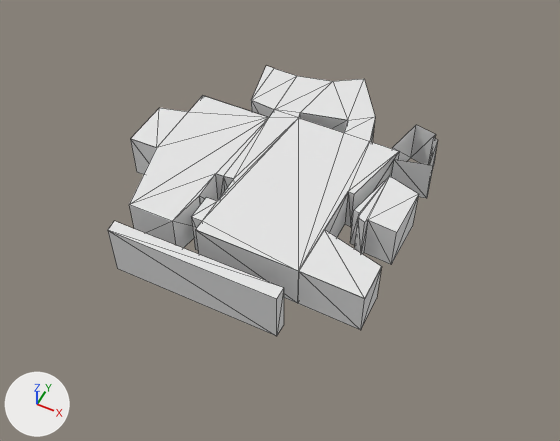
Before and after pictures for a commit that changed the glTF model piso1.glb.
Rendered twice from a camera (50 mm lens) standing at (65925.0, -116388.0, 89253.0) and looking at (29135.0, -42806.0, -2724.0). Lighting does not change. The marker at lower left points along +X, +Y and +Z. The older version comes first. Mesh edges are drawn as thin lines. Where no turn or scale is listed for an object, it has been applied to the vertices.

Objects in the first picture: 'Node10', 'Node25', 'Node28', 'Node29', 'Node34', 'Node37', 'Node39', 'Node41', 'Node57', 'Node65', 'Node74', 'Node8' and 21 more.
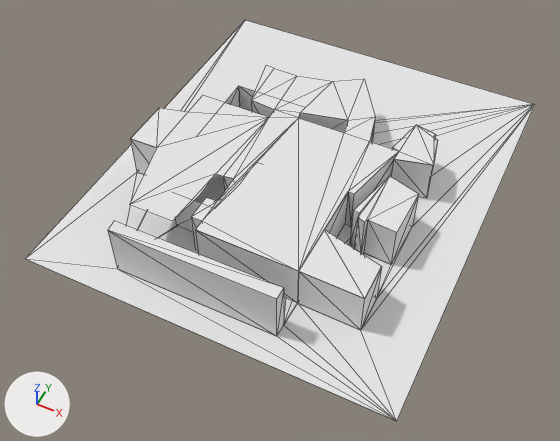
The newer file is also rescaled (x0.69), turned or shifted as a whole; pictures and numbers use the older file's frame.

Boxes [x1, y1, x2, y2] around the edits, measured in the pictures (560 x 441 px):
```json
{"object": "Node80", "change": "added", "after": [25, 20, 535, 421]}
{"object": "Node81", "change": "added", "after": [392, 125, 438, 165]}
```

Edits to the scene script, one JSON object a line:
```json
{"op": "add", "block": "me_mesh0_080", "code": ["me_mesh0_080 = bpy.data.meshes.new('Mesh0.080')", "me_mesh0_080.from_pydata([(43365.0, -22853.0, 7117.0), (43126.0, -29881.0, 7117.0), (41874.0, -29606.0, 7117.0), (46907.0, -23679.0, 7117.0), (46873.0, -24580.0, 7117.0), (48876.0, -30391.0, 7117.0), (42993.0, -31877.0, 7117.0), (47562.0, -24764.0, 7117.0)], [], [(0, 1, 2), (3, 4, 0), (1, 5, 6), (5, 1, 0), (5, 0, 4), (5, 4, 7)])", "me_mesh0_080.materials.append(mat_cccccccc)  # white #e7e7e7"]}
{"op": "add", "block": "me_mesh0_079", "code": ["me_mesh0_079 = bpy.data.meshes.new('Mesh0.079')", "me_mesh0_079.from_pydata(...)  # 30 vertices, 38 faces; spans x -11.0..58310.0, y -68537.0..0.0, z -164.0", "me_mesh0_079.materials.append(mat_cccccccc)  # white #e7e7e7"]}
{"op": "add", "block": "ob_node81", "code": ["ob_node81 = bpy.data.objects.new('Node81', me_mesh0_080)", "ob_node81.location = (11.0, 0.0, 164.0)"]}
{"op": "add", "block": "ob_node80", "code": ["ob_node80 = bpy.data.objects.new('Node80', me_mesh0_079)", "ob_node80.location = (11.0, 0.0, 164.0)"]}
```
